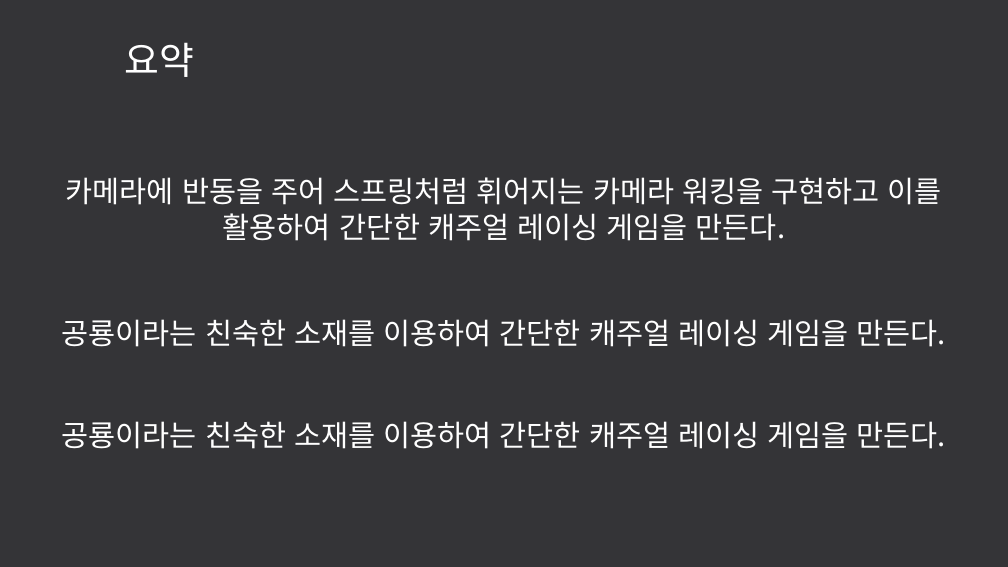
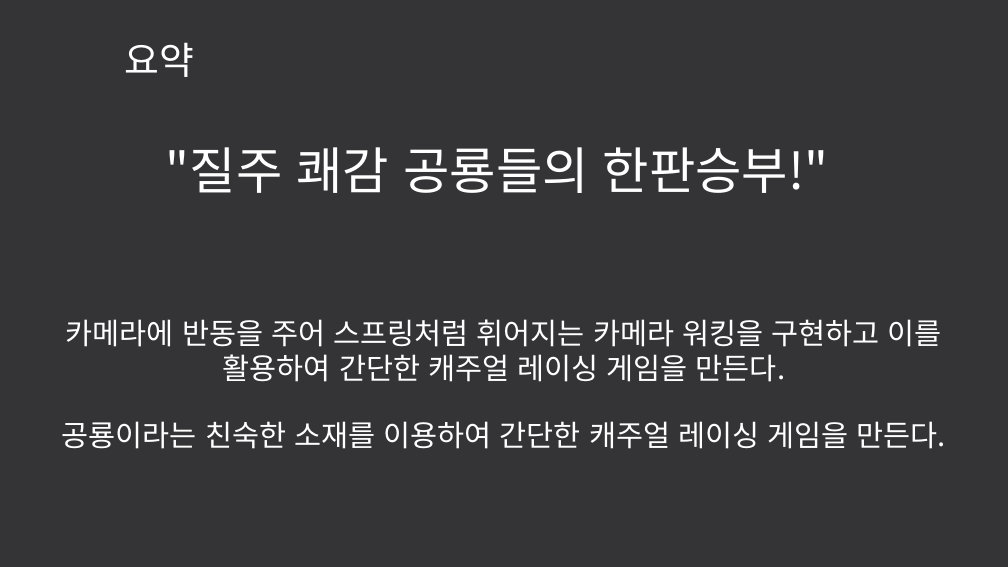
Before and after one commit to LEGO0937/Our_Project, a slide deck: slide 3 of 기획단계/졸작 제안서_α.pptx. Drawn at 1008x567 pixels with LibreOffice and Linux fonts; fonts in the diff are those of the drawing. Boxes give left, top, right and bottom in pixels: in the first picture for what was removed or moved away, otherwise in the second. Text is boxed around its words. In the diff, an @@ line names an element or a change of style, - is before the commit and + after.

```diff
--- a/기획단계/졸작 제안서_α.pptx
+++ b/기획단계/졸작 제안서_α.pptx
@@ text at <box>166,147,829,193</box>: text changed; size 28 to 48 pt @@
-공룡이라는 친숙한 소재를 이용하여 간단한 캐주얼 레이싱 게임을 만든다.
+"질주 쾌감 공룡들의 한판승부!"
@@ text "카메라에 반동을 주어 스프링처럼 휘어지는 ...": place and size @@
-text "카메라에 반동을 주어 스프링처럼 휘어지는 ..." at <box>66,177,942,241</box>
+text "카메라에 반동을 주어 스프링처럼 휘어지는 ..." at <box>66,319,942,382</box>
```
Also in this commit, not shown: 2 other slides changed.
